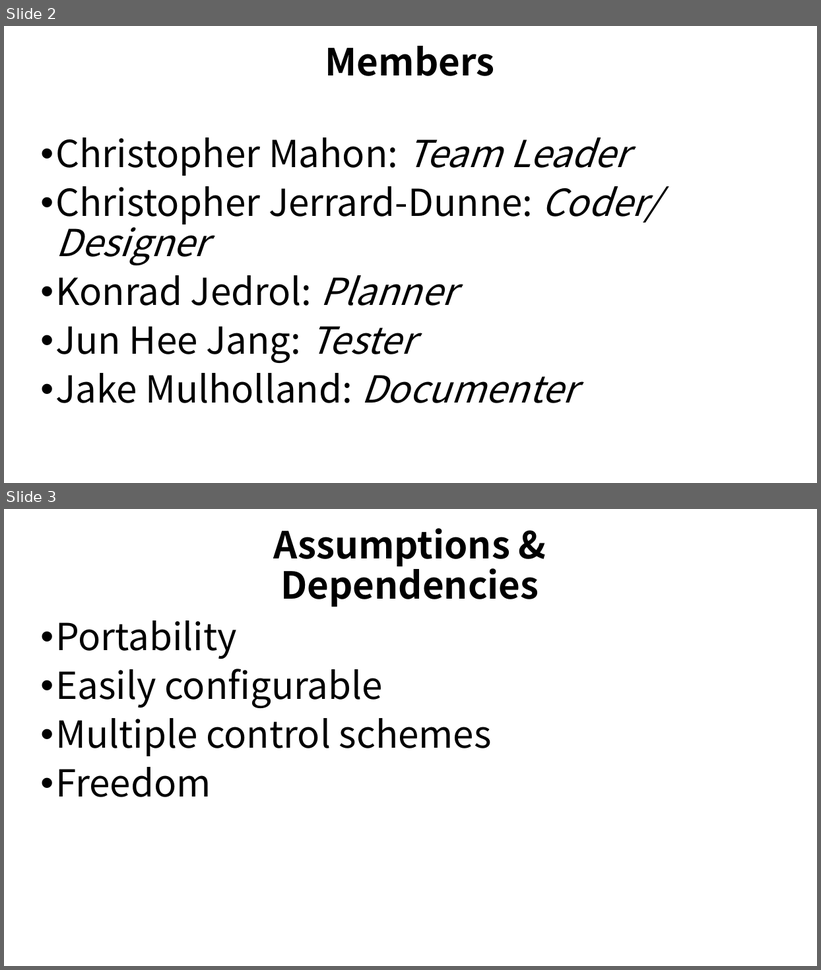
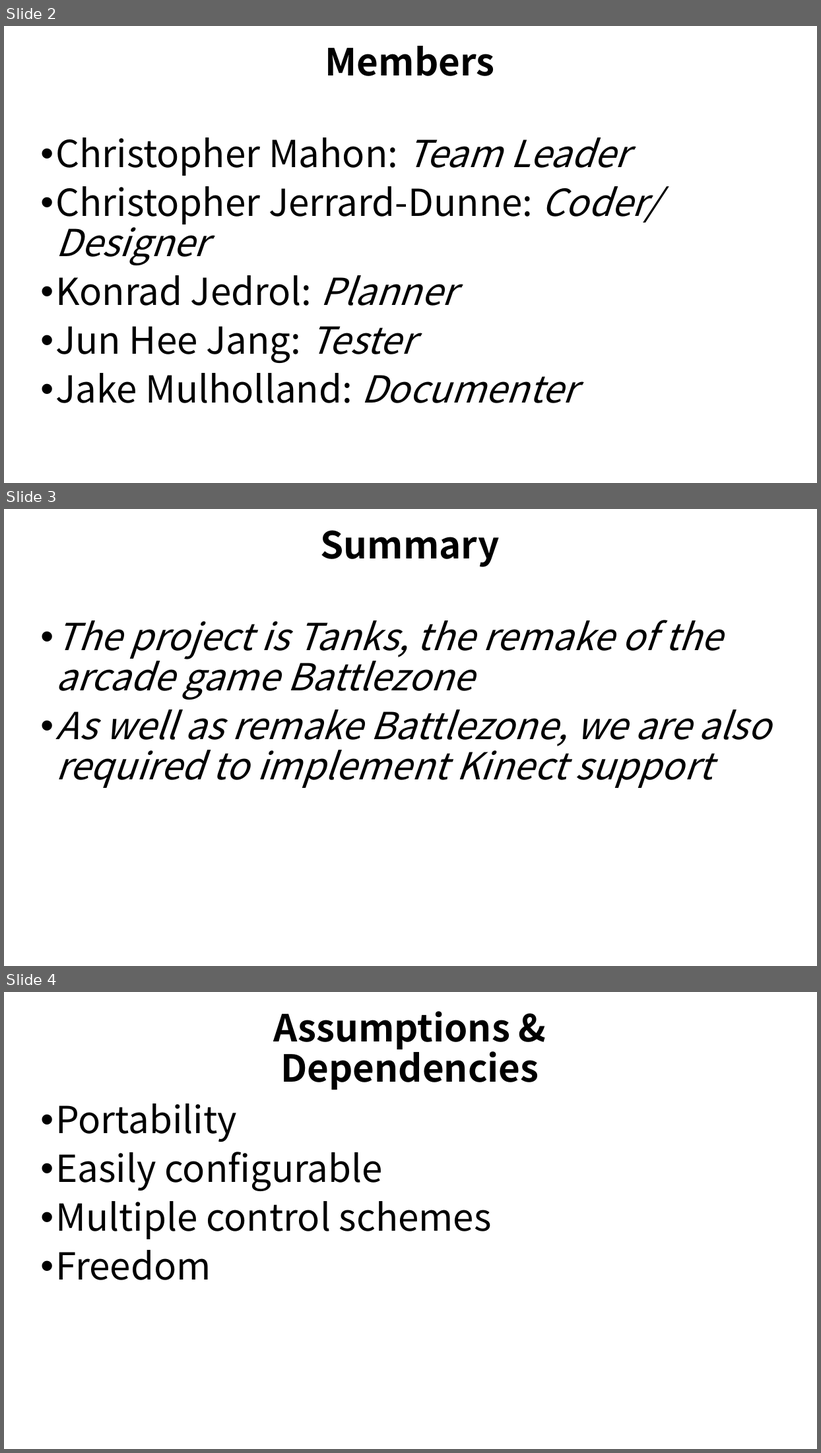
Before and after one commit to Chris-Mahon/BattlezoneRedux, a slide deck: Documentation/Team Fantastic Five Presentation - Design Document.pptx. Shown one above the other, each under a label of ours: slides 2 and 3 before the commit, slides 2, 3 and 4 after it. The pictures are 821x970 and 821x1453 pixels, drawn with LibreOffice and Linux fonts; fonts in the diff are those of the drawing; background and template pictures are left out. Boxes give left, top, right and bottom in pixels: in the first picture for what was removed or moved away, otherwise in the second. Text is boxed around its words. In the diff, an @@ line names an element or a change of style, - is before the commit and + after.

Commit message:
Added Summary to Presentation

```diff
--- a/Documentation/Team Fantastic Five Presentation - Design Document.pptx
+++ b/Documentation/Team Fantastic Five Presentation - Design Document.pptx
@@ slide 3 added at box(4, 509, 817, 966), background picture (left out) @@
@@ text added at box(320, 530, 499, 567), 44 pt, text #000000, bold @@
+Summary
@@ text added at box(55, 620, 770, 788), 44 pt, text #000000, italic @@
+• The project is Tanks, the remake of the arcade game Battlezone
+• As well as remake Battlezone, we are also required to implement Kinect support
@@ what was slide 3 is now slide 4 @@
```
